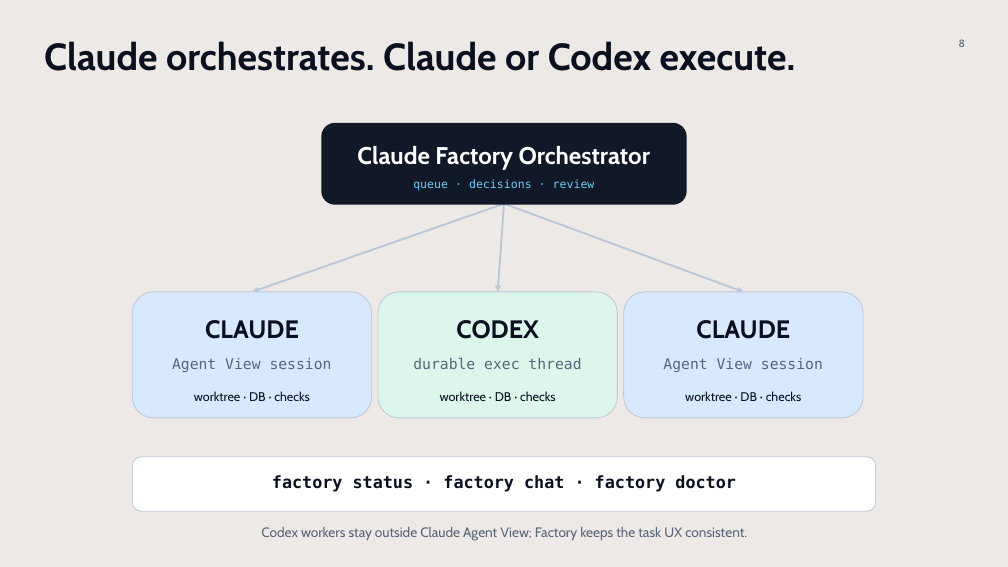
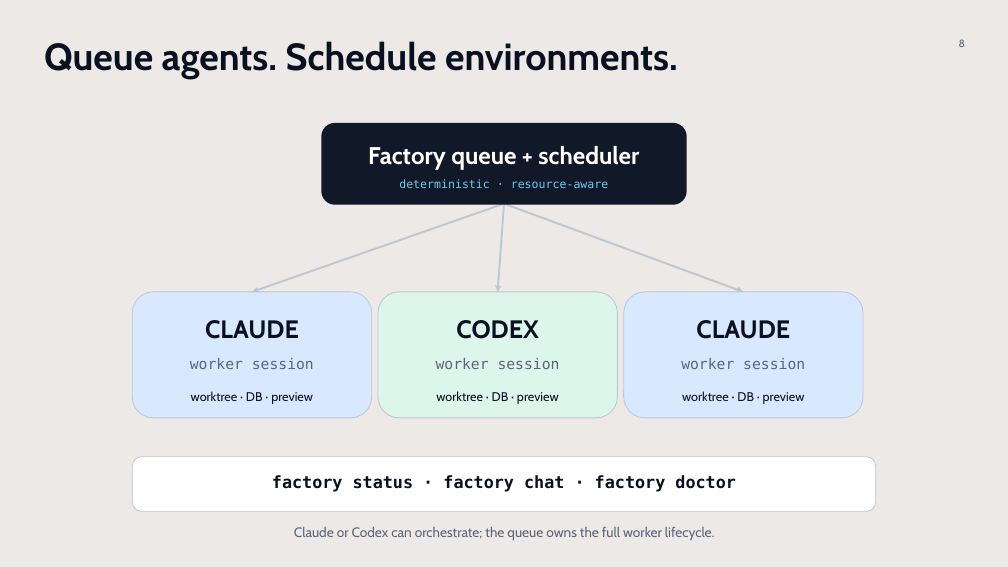
Before and after one commit to kagg-design/ai-factory-plugin, a slide deck: slide 8 of Multi-Agent Dev Factory.pptx. Drawn at 1008x567 pixels with LibreOffice and Linux fonts; fonts in the diff are those of the drawing. Boxes give left, top, right and bottom in pixels: in the first picture for what was removed or moved away, otherwise in the second. Text is boxed around its words. In the diff, an @@ line names an element or a change of style, - is before the commit and + after.

Commit message:
Update "Multi-Agent Dev Factory" presentation

```diff
--- a/Multi-Agent Dev Factory.pptx
+++ b/Multi-Agent Dev Factory.pptx
@@ text at (44,41,678,79): text changed @@
-Claude orchestrates. Claude or Codex execute.
+Queue agents. Schedule environments.
@@ text at (368,146,639,170): text changed @@
-Claude Factory Orchestrator
+Factory queue + scheduler
@@ text at (399,179,609,188): text changed @@
-queue · decisions · review
+deterministic · resource-aware
@@ text at (190,358,314,369): text changed @@
-Agent View session
+worker session
@@ text at (436,358,560,369): text changed @@
-durable exec thread
+worker session
@@ text at (681,358,805,369): text changed @@
-Agent View session
+worker session
@@ text at (191,391,313,404): text changed @@
-worktree · DB · checks
+worktree · DB · preview
@@ text at (436,391,559,404): text changed @@
-worktree · DB · checks
+worktree · DB · preview
@@ text at (682,391,805,404): text changed @@
-worktree · DB · checks
+worktree · DB · preview
@@ text at (294,527,714,541): text changed @@
-Codex workers stay outside Claude Agent View; Factory keeps the task UX consistent.
+Claude or Codex can orchestrate; the queue owns the full worker lifecycle.
```
Also in this commit, not shown: 4 other slides changed.
